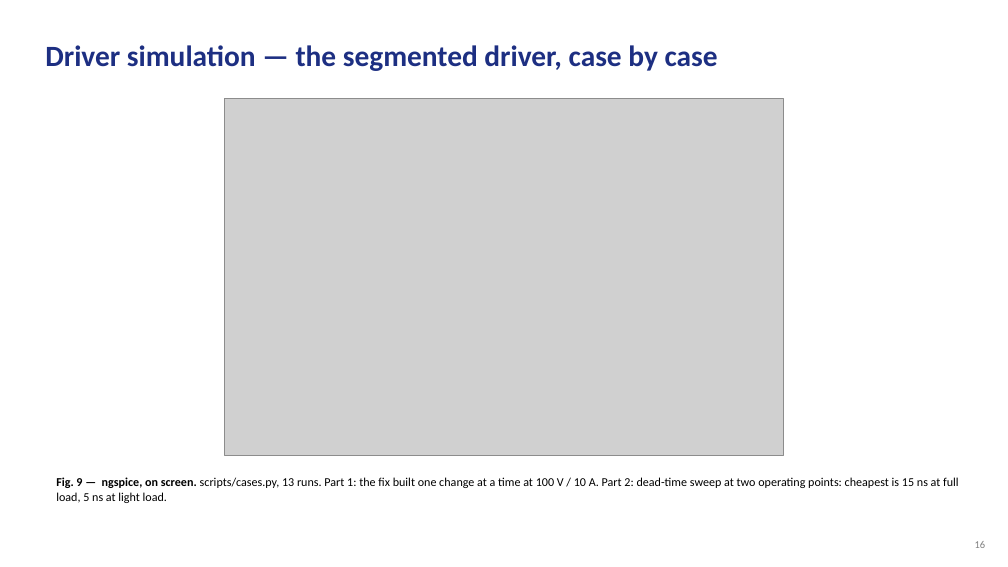
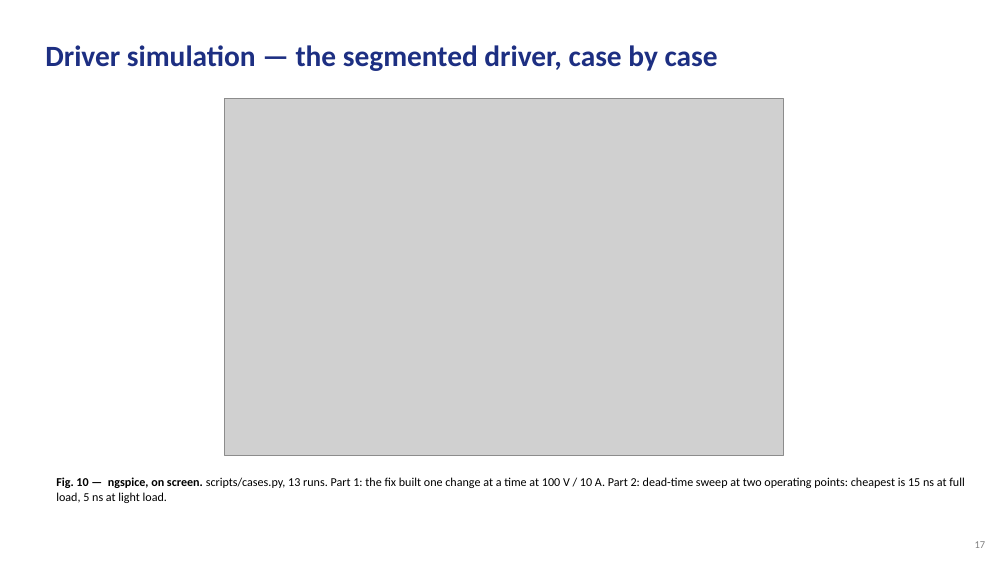
Before and after one commit to Amritha902/gan-driver, a slide deck: slide 17 of review/GaN_Review2_PRESENT.pptx (slide 16 before the commit). Drawn at 1008x567 pixels with LibreOffice and Linux fonts; fonts in the diff are those of the drawing; grey boxes stand for pictures. Boxes give left, top, right and bottom in pixels: in the first picture for what was removed or moved away, otherwise in the second. Text is boxed around its words. In the diff, an @@ line names an element or a change of style, - is before the commit and + after.

```diff
--- a/review/GaN_Review2_PRESENT.pptx
+++ b/review/GaN_Review2_PRESENT.pptx
@@ text at [56, 477, 965, 503]: text changed @@
-Fig. 9 — ngspice, on screen. scripts/cases.py, 13 runs. Part 1: the fix built one change at a time at 100 V / 10 A. Part 2: dead-time sweep at two operating points: cheapest is 15 ns at full load, 5 ns at light load.
+Fig. 10 — ngspice, on screen. scripts/cases.py, 13 runs. Part 1: the fix built one change at a time at 100 V / 10 A. Part 2: dead-time sweep at two operating points: cheapest is 15 ns at full load, 5 ns at light load.
@@ text at [975, 541, 986, 548]: text changed @@
-16
+17
```
Also in this commit, not shown: 20 other slides changed, 1 slide added, 6 other files.
